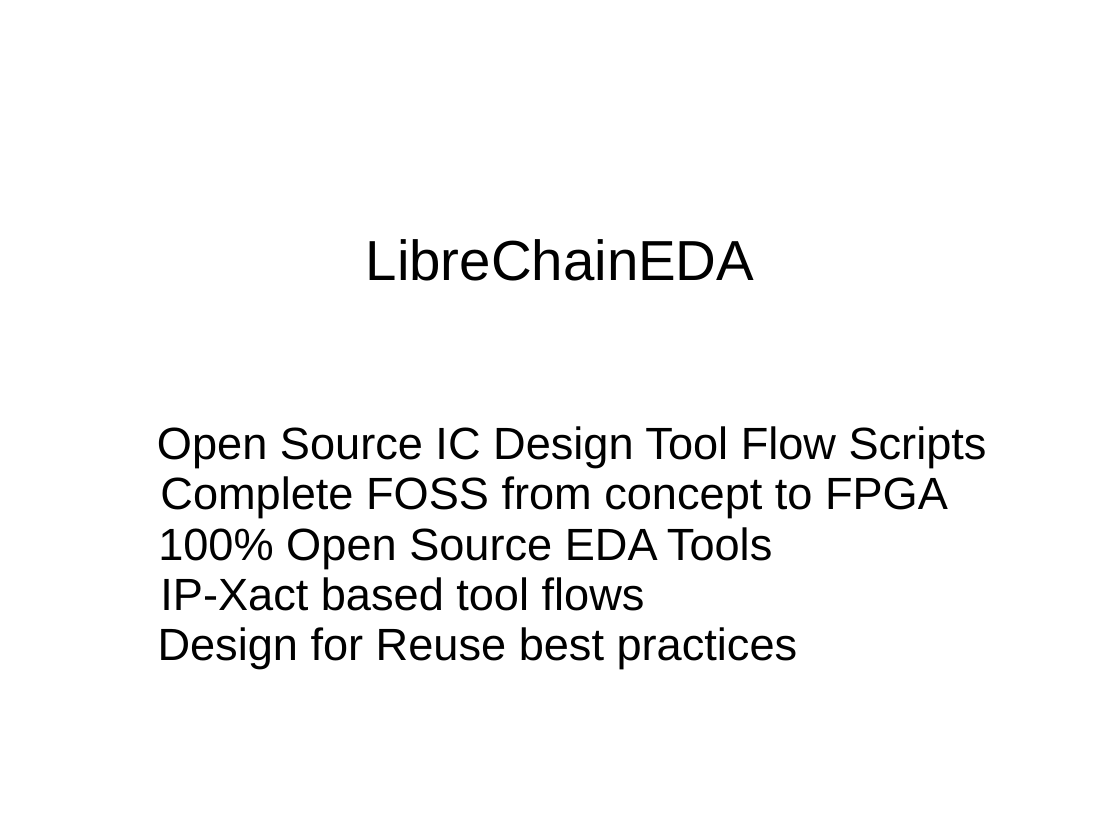
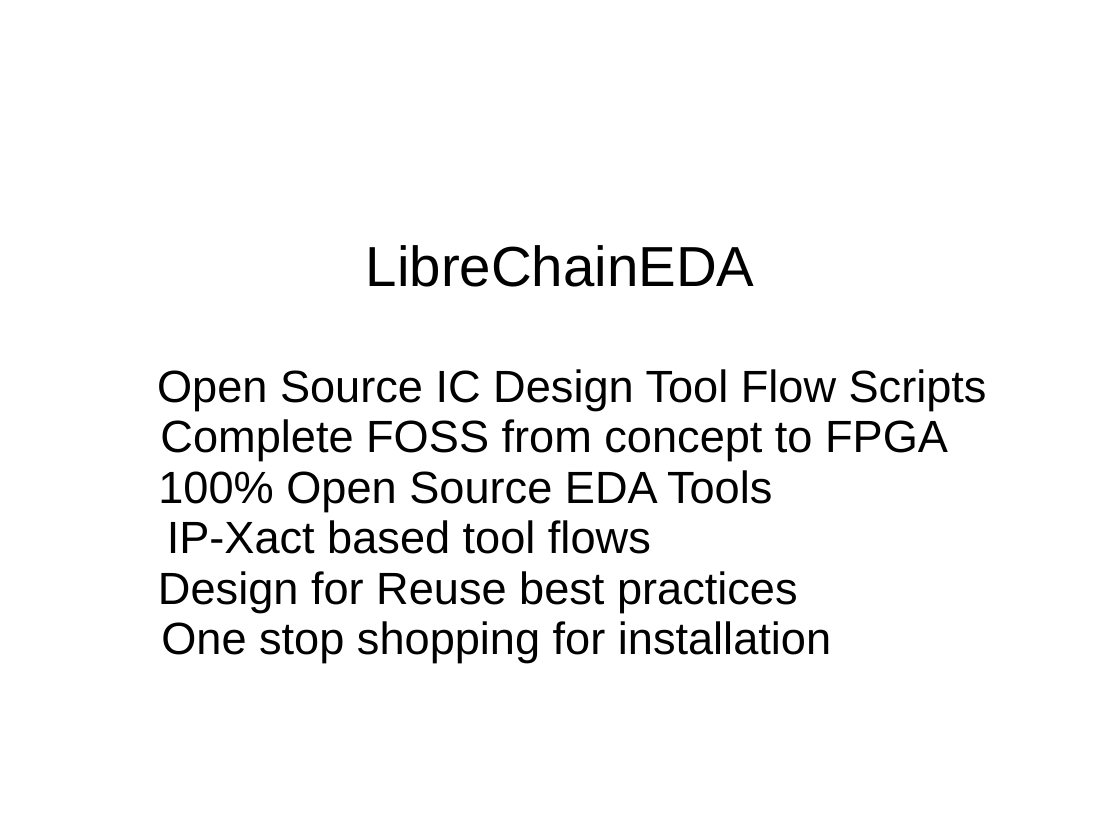
Before and after one commit to ouabache/fossi, a slide deck: slide 1 of doc/risc-v_wkshp_Nov16/Eaton_demo.ppt. Drawn at 1120x840 pixels with LibreOffice and Linux fonts; fonts in the diff are those of the drawing. Boxes give left, top, right and bottom in pixels: in the first picture for what was removed or moved away, otherwise in the second. Text is boxed around its words. In the diff, an @@ line names an element or a change of style, - is before the commit and + after.

```diff
--- a/doc/risc-v_wkshp_Nov16/Eaton_demo.ppt
+++ b/doc/risc-v_wkshp_Nov16/Eaton_demo.ppt
@@ subtitle at (161, 621, 831, 663): paragraph added @@
+One stop shopping for installation
```
Also in this commit, not shown: 35 other files.
